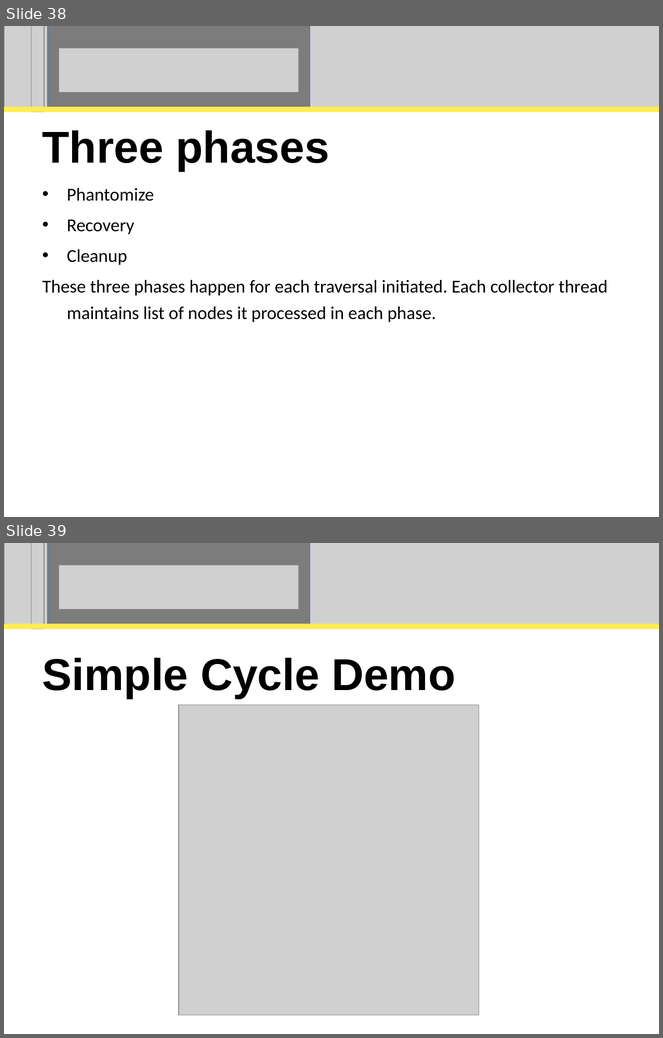
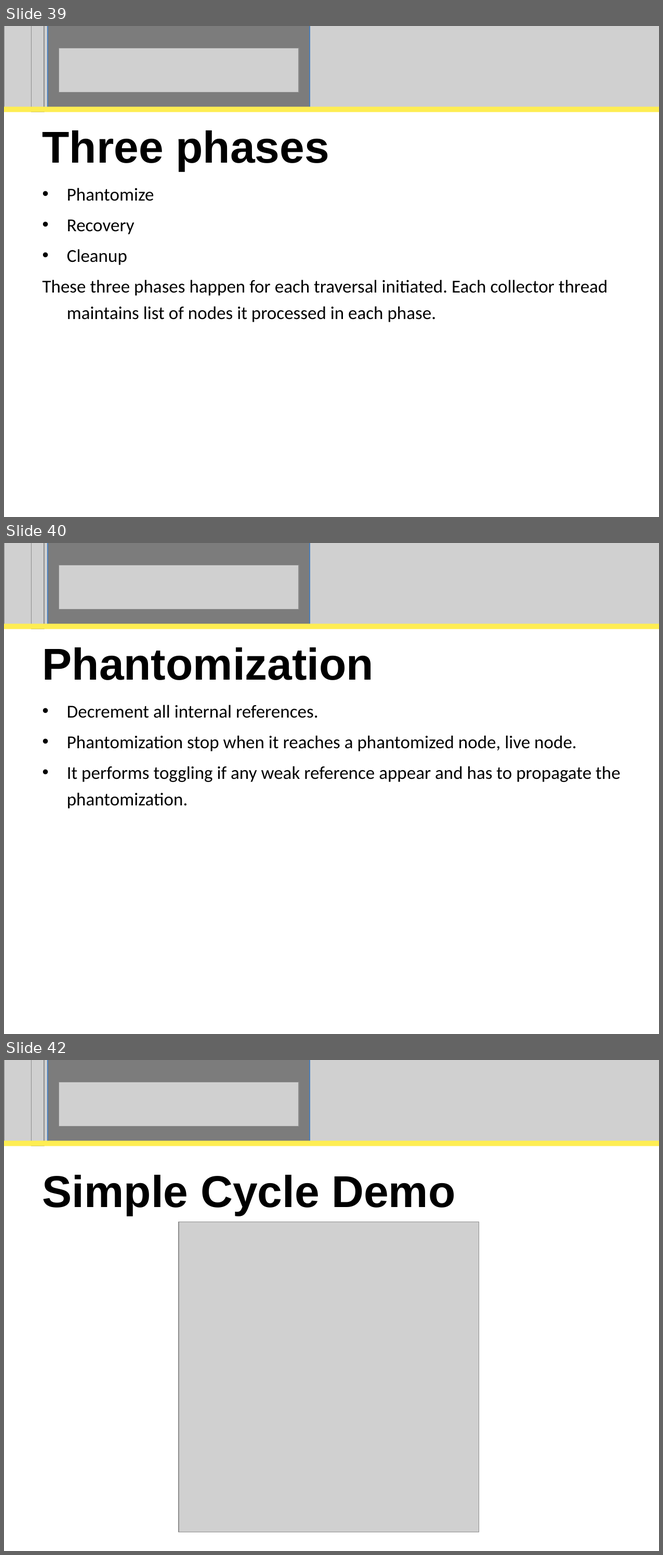
Before and after one commit to perpetualcoder/thesis, a slide deck: thesisppt/defense.ppt. Shown one above the other, each under a label of ours: slides 38 and 39 before the commit, slides 39, 40 and 42 after it; the slides between them are not shown. The pictures are 663x1038 and 663x1555 pixels, drawn with LibreOffice and Linux fonts; fonts in the diff are those of the drawing; grey boxes stand for pictures. Boxes give left, top, right and bottom in pixels: in the first picture for what was removed or moved away, otherwise in the second. Text is boxed around its words. In the diff, an @@ line names an element or a change of style, - is before the commit and + after.

```diff
--- a/thesisppt/defense.ppt
+++ b/thesisppt/defense.ppt
@@ slide 40 added at (x1=4, y1=543, x2=659, y2=1034), background #FFFFFF @@
@@ picture added at (x1=4, y1=543, x2=659, y2=625) @@
@@ picture added at (x1=32, y1=543, x2=44, y2=629) @@
@@ rectangle added at (x1=48, y1=543, x2=310, y2=625), fill #000000 at 40% opacity, outline #4A7EBB 0.74 pt @@
@@ picture added at (x1=59, y1=565, x2=299, y2=610) @@
@@ rectangle added at (x1=4, y1=624, x2=659, y2=629), fill #FEED52 @@
@@ title added at (x1=42, y1=648, x2=374, y2=680), 49 pt, text #000000, bold @@
+Phantomization
@@ subtitle added at (x1=67, y1=705, x2=621, y2=809), 20 pt, text #000000 @@
+• Decrement all internal references.
+• Phantomization stop when it reaches a phantomized node, live node.
+• It performs toggling if any weak reference appear and has to propagate the phantomization.
@@ what was slide 38 is now slide 39 @@
@@ what was slide 39 is now slide 42 @@
```
Also in this commit, not shown: 16 slides changed, 8 other slides added, 2 slides removed, 18 other files.
